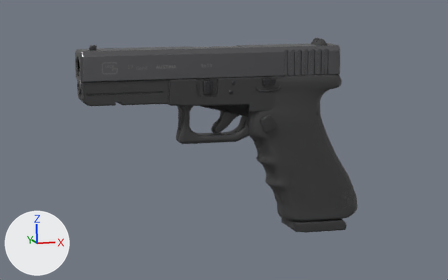
The Blender file glock17_gen4.blend, before and after one commit.
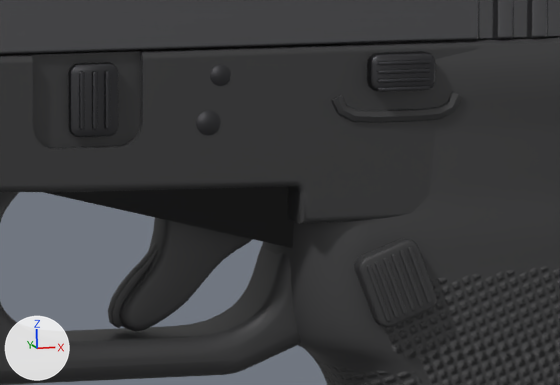
There are two pictures of each version: one from the file's camera 'Camera', one close up on the part from 42% to 67% of the width and 24% to 51% of the height. The axes (+X, +Y, +Z) are drawn at lower left. The lights are the same throughout. The older version's two pictures come first.

The first close-up shows 'Frame', 'MagazineCatch', 'Slide', 'SlideStop', 'Trigger'.
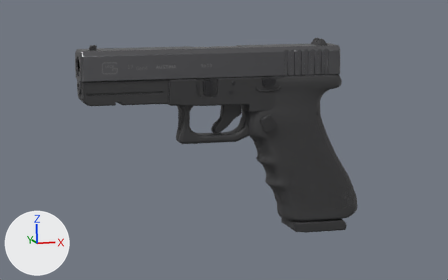
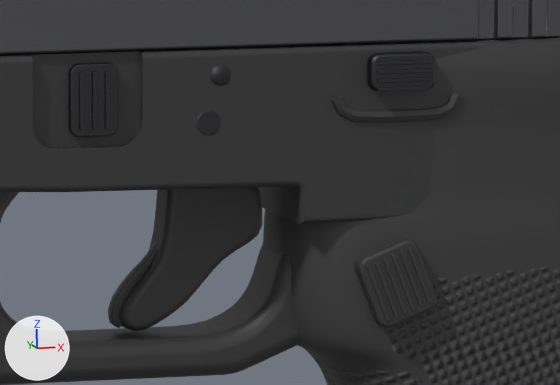
Pixel boxes [x1, y1, x2, y2] of what changed, in the close-ups (560 x 385 px; the box of a moved part takes in the faces that stretch with it):
part 1 of me_frame, moved or reshaped
    before: [0, 92, 463, 369]
    after: [0, 301, 297, 365]

The change, as a list of edits to the scene's bpy script:
```text
Change me_frame:
    used by ob_frame; parent = ob_glock17_gen4; location = (0.0, 0.0, 0.0)
    remove me_frame.from_pydata(...)  # 5312 vertices, 5245 faces; spans x -0.099..0.101, y -0.014..0.015, z -0.061..0.044
    add me_frame.from_pydata(...)  # 5306 vertices, 5258 faces; spans x -0.099..0.101, y -0.014..0.015, z -0.061..0.044
    me_frame part 1: 19 vertices moved from x -0.043..0.023, y -0.006..0.007, z 0.001..0.029 to x -0.039..0.023, y -0.006..0.007, z 0.001..0.035; 26 vertices removed from x -0.038..0.04, y -0.014..0.008, z 0.026..0.038; 20 vertices added at x -0.043..0.021, y -0.006..0.008, z 0.028..0.037
```
